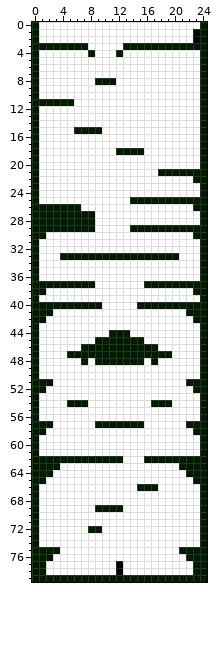
File history of a sprite sheet, Moteur/Assets/ROOMS/ROOM_3.png. Above is the file before it was changed.
The file is 25x80 pixels. Colours within 5 levels of each other are drawn and written as one.
Now the later version:
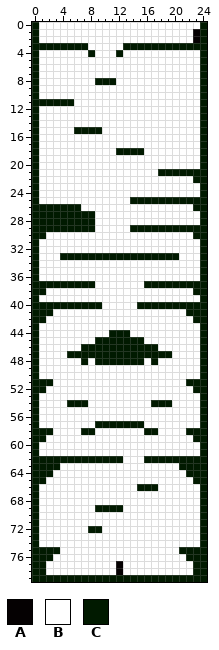
Palette (. is transparent): A #050102  B #ffffff  C #011a00
Edits made:
y 57: x 1..2 CC -> BB; x 22..23 CC -> BB
y 58: x 2 B -> C; x 7..8 BB -> CC; x 16..17 BB -> CC; x 22 B -> C
y 59: x 1 B -> C; x 23 B -> C
Pixel boxes of the changes (left, top, right, bottom) in both pictures:
changed: (39, 421, 53, 442)
changed: (186, 421, 200, 442)
changed: (81, 428, 95, 435)
changed: (144, 428, 158, 435)
